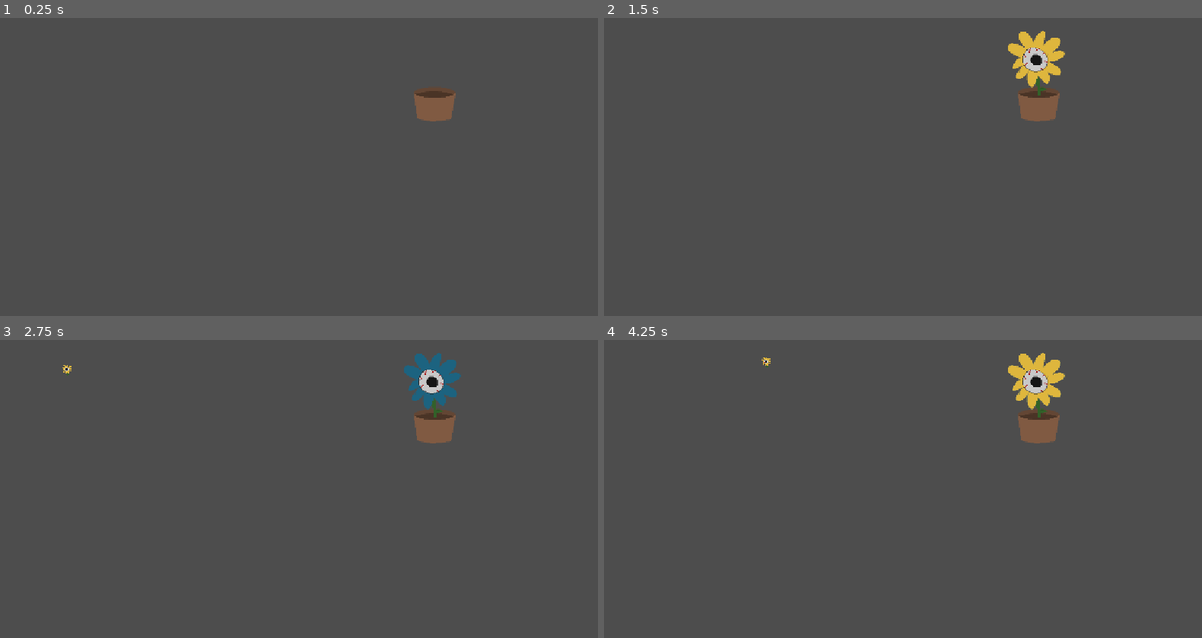
Above: before the commit, frames 1-4 (two rows, left to right).
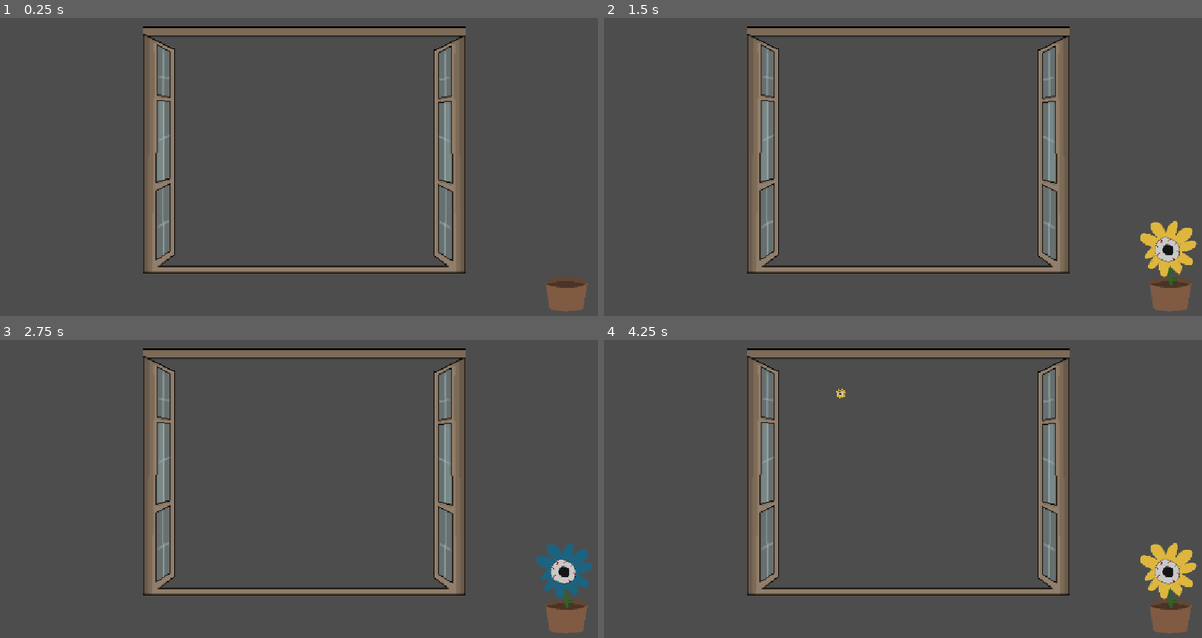
Above: after the commit, the same moments.

Repository: Hbox2000/SaturdayCheese-GameJam
Game: Godot game, scene res://Scenes/game.tscn
Two runs of this game, one before a commit and one after it. Both use one fixed random seed, a clock stepped at 60 frames per second and the inputs below.
Inputs:
- Up to frame 1 (0.25 s): no input
- Up to frame 2 (1.5 s): tap Enter at 0.5 s; hold Right (ui_right) 0.53-1.28 s; tap Space at 1.25 s; hold Left (ui_left) from 1.28 s (still down)
- Up to frame 3 (2.75 s): release Left (ui_left) at 2.03 s; hold Right (ui_right) from 2.03 s (still down)
- Up to frame 4 (4.25 s): tap Enter at 2.75 s; release Right (ui_right) at 2.78 s; hold Up (ui_up) 2.78-3.53 s; tap Space at 3.5 s; hold Left (ui_left) from 3.53 s (still down)

The runs differ from the first frame. In frame 1, 12% of the frame differs, in the area x 23-99%, y 2-99%; in frame 2, 13%; in frame 3, 13%; in frame 4, 13%, in the area x 23-100%, y 2-99%.

Commit message:
Made the window

Diff:
--- a/Scenes/game.tscn
+++ b/Scenes/game.tscn
@@ -1,14 +1,14 @@
 [gd_scene format=3 uid="uid://dmag40c803yf3"]
 
-[ext_resource type="PackedScene" uid="uid://7pllmm3y1gt3" path="res://Scenes/seed.tscn" id="1_ebmjs"]
 [ext_resource type="PackedScene" uid="uid://ctpvwjw5hufp7" path="res://Scenes/pot.tscn" id="2_qxrlw"]
+[ext_resource type="PackedScene" uid="uid://blj3123hay32q" path="res://Scenes/window.tscn" id="3_wrm1d"]
 
 [node name="Game" type="Node2D" unique_id=173103109]
 
 [node name="Camera2D" type="Camera2D" parent="." unique_id=1181185567]
 
-[node name="Seed" parent="." unique_id=625082182 instance=ExtResource("1_ebmjs")]
-position = Vector2(-580, -317)
+[node name="Pot" parent="." unique_id=1865387772 instance=ExtResource("2_qxrlw")]
+position = Vector2(497, 269)
 
-[node name="Pot" parent="." unique_id=1865387772 instance=ExtResource("2_qxrlw")]
-position = Vector2(247, -91)
+[node name="Window" parent="." unique_id=654464002 instance=ExtResource("3_wrm1d")]
+position = Vector2(0, 1)
--- a/Scenes/seed.tscn
+++ b/Scenes/seed.tscn
@@ -1,11 +1,8 @@
 [gd_scene format=3 uid="uid://7pllmm3y1gt3"]
 
 [ext_resource type="Script" uid="uid://i8kssggfhn16" path="res://Scripts/seed.gd" id="1_h627t"]
-[ext_resource type="PackedScene" uid="uid://4mdlpyiaksdo" path="res://Scenes/wind.tscn" id="2_nwbkr"]
 
 [node name="Seed" type="Node2D" unique_id=625082182]
 script = ExtResource("1_h627t")
 
-[node name="Wind" parent="." unique_id=674933782 instance=ExtResource("2_nwbkr")]
-
-[node name="Sprite2D" type="Sprite2D" parent="Wind" unique_id=941957744]
+[node name="Sprite2D" type="Sprite2D" parent="." unique_id=941957744]
--- /dev/null
+++ b/Scenes/window.tscn
@@ -0,0 +1,20 @@
+[gd_scene format=3 uid="uid://blj3123hay32q"]
+
+[ext_resource type="Script" uid="uid://b3lxfe2cr8wef" path="res://Scripts/window.gd" id="1_efths"]
+[ext_resource type="Texture2D" uid="uid://c04qarq13b8gs" path="res://Assets/DebugAssets/debugWindow.png" id="2_0xhjo"]
+
+[sub_resource type="RectangleShape2D" id="RectangleShape2D_ime0x"]
+size = Vector2(601, 462)
+
+[node name="Window" type="Node2D" unique_id=654464002]
+script = ExtResource("1_efths")
+
+[node name="Sprite2D" type="Sprite2D" parent="." unique_id=632307430]
+z_index = 1
+scale = Vector2(2.037118, 2.037118)
+texture = ExtResource("2_0xhjo")
+
+[node name="Area2D" type="Area2D" parent="." unique_id=835419165]
+
+[node name="CollisionShape2D" type="CollisionShape2D" parent="Area2D" unique_id=1449145489]
+shape = SubResource("RectangleShape2D_ime0x")
--- a/Scripts/seed.gd
+++ b/Scripts/seed.gd
@@ -1,22 +1,30 @@
 extends Node2D
-@onready var sprite_2d: Sprite2D = $Wind/Sprite2D
+@onready var sprite_2d: Sprite2D = $Sprite2D
+const windSpeed : float = 2
+var numFrames : int = 0
+var mainPos : Vector2 = position
+var windowBounds: RectangleShape2D
+var windowCenter: Vector2
 
 var _seedTextureId : int = 0;
 # var _seedManager : # get seed manager in ready
 
 # Called when the node enters the scene tree for the first time.
 func _ready() -> void:
-	# _seedManager = GetSeedManager
-
+	mainPos = position
 	sprite_2d.scale = sprite_2d.scale / 6
 	#_seedTextureId = randi_range(0, _seedManager.GetMaxSeeds)
 	sprite_2d.texture = getTexture() # this will error until the seed manager is implemented
 
-
 # Called every frame. 'delta' is the elapsed time since the previous frame.
 func _process(delta: float) -> void:
-	# TODO : add movement stuff here
-	pass
+	numFrames = numFrames + 1
+
+	position.y = mainPos.y + (20 * sin(numFrames * 0.05))
+	position.x = position.x + windSpeed
+
+	if position.x > windowCenter.x + windowBounds.size.x / 2 + 20:
+		queue_free()
 
 func getTexture() -> Resource:
 	return cropManager.getTexture(_seedTextureId, 0)
--- /dev/null
+++ b/Scripts/window.gd
@@ -0,0 +1,27 @@
+extends Node2D
+
+const seedScene = preload("res://Scenes/seed.tscn")
+
+@onready var area: Area2D = $Area2D
+@onready var collision_shape: CollisionShape2D = $Area2D/CollisionShape2D
+var windowBounds: RectangleShape2D
+var numberOfPlants: int
+
+# Called when the node enters the scene tree for the first time.
+func _ready() -> void:
+	windowBounds = collision_shape.shape as RectangleShape2D
+	numberOfPlants = cropManager.maxSeedCount() - 1
+
+# Called every frame. 'delta' is the elapsed time since the previous frame.
+func _process(delta: float) -> void:
+	if Input.is_action_just_pressed("ui_up"):
+		spawnSeed(0)
+
+func spawnSeed(seedId: int) -> void:
+	var newSeed = seedScene.instantiate()
+	newSeed.windowBounds = windowBounds
+	newSeed.windowCenter = position
+	newSeed.position.y = randi_range(position.y - windowBounds.size.y / 2, position.y + windowBounds.size.y / 2)
+	newSeed.position.x = position.x - windowBounds.size.x / 2
+
+	add_child(newSeed)
Binary file added: Assets/DebugAssets/debugWindow.png
Not shown, added: Assets/DebugAssets/debugWindow.png.import
Not shown, added: Scripts/window.gd.uid
Not shown, added: export_presets.cfg
